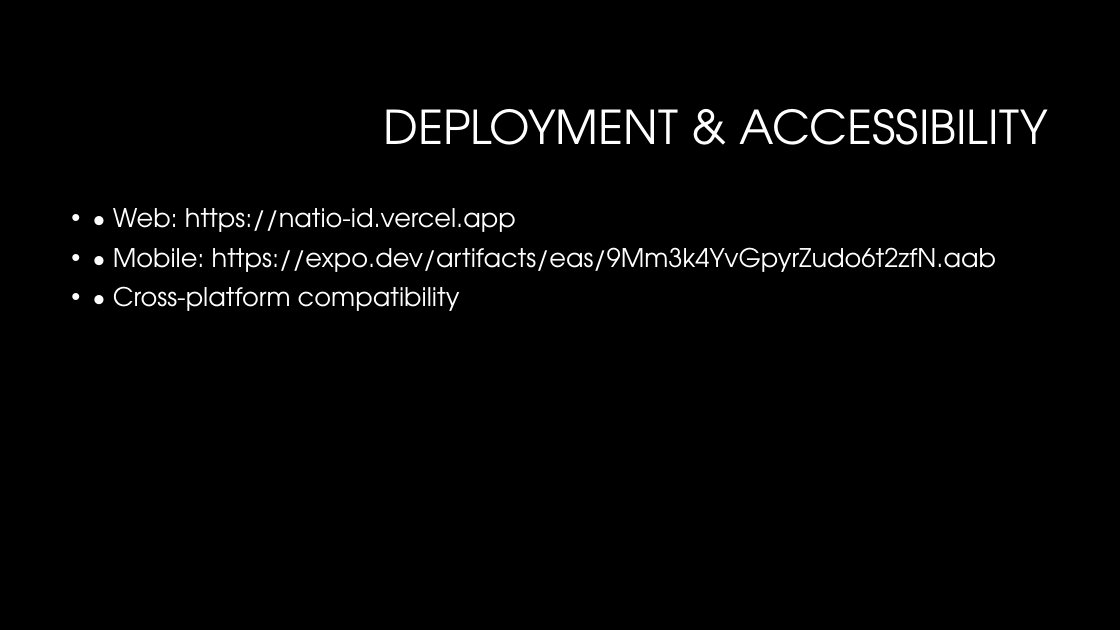
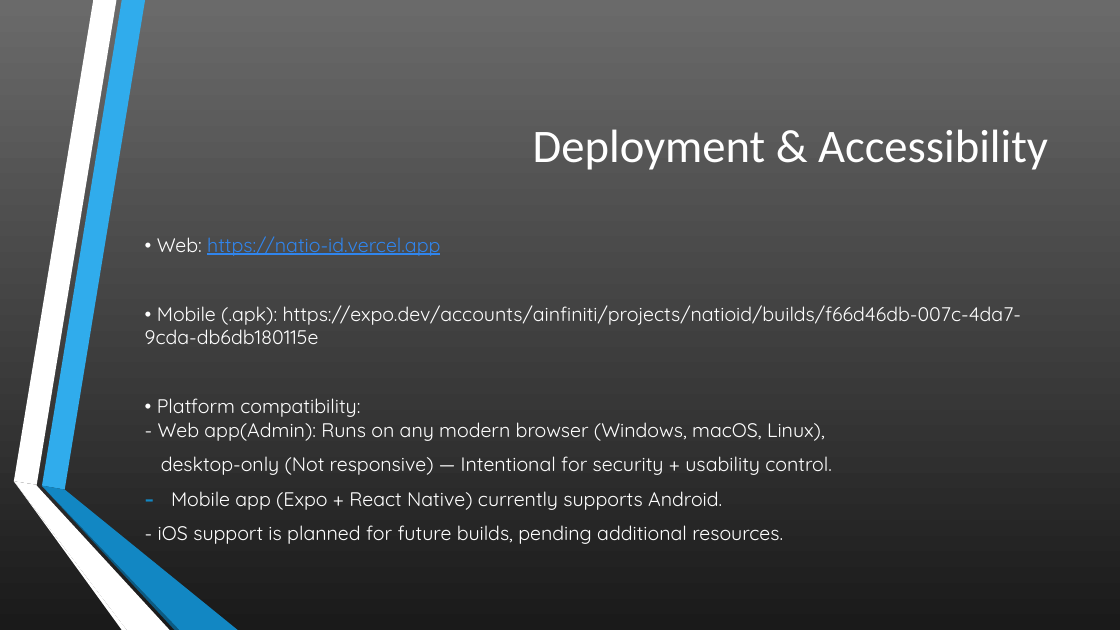
Before and after one commit to Ainfiniti01/NatioID, a slide deck: slide 10 of NatioID – National Digital Identity & Voting Platform.pptx. Drawn at 1120x630 pixels with LibreOffice and Linux fonts; fonts in the diff are those of the drawing; background and template pictures are left out. Boxes give left, top, right and bottom in pixels: in the first picture for what was removed or moved away, otherwise in the second. Text is boxed around its words. In the diff, an @@ line names an element or a change of style, - is before the commit and + after.

```diff
--- a/NatioID – National Digital Identity & Voting Platform.pptx
+++ b/NatioID – National Digital Identity & Voting Platform.pptx
@@ background #000000 to gradient #6B6B6B to #1B1B1B @@
@@ title at box(533, 129, 1048, 170): text changed; font TeX Gyre Adventor to Calibri @@
-DEPLOYMENT & ACCESSIBILITY
+Deployment & Accessibility
@@ text "• Web: https://natio-id.vercel.app": place and size @@
-text "• Web: https://natio-id.vercel.app" at box(113, 208, 996, 311)
+text "• Web: https://natio-id.vercel.app" at box(145, 236, 1022, 544)
@@ text "• Web: https://natio-id.vercel.app" at box(145, 236, 1022, 544): vertical alignment top to middle @@
@@ text at box(157, 236, 440, 256): size 22 to 16.8 pt, font TeX Gyre Adventor to Quicksand in "• Web: https://natio-id.vercel.app"; text colour #FFFFFF to #3085ED, underline on in "https://natio-id.vercel.app"; bullet • to none; line spacing 0.9 to 1 @@
@@ text at box(145, 305, 1022, 544): text changed; size 22 to 16.8 pt; font TeX Gyre Adventor to Quicksand @@
-• • Mobile: https://expo.dev/artifacts/eas/9Mm3k4YvGpyrZudo6t2zfN.aab
-• • Cross-platform compatibility
+• Mobile (.apk): https://expo.dev/accounts/ainfiniti/projects/natioid/builds/f66d46db-007c-4da7-9cda-db6db180115e
+• Platform compatibility:
+- Web app(Admin): Runs on any modern browser (Windows, macOS, Linux),
+desktop-only (Not responsive) — Intentional for security + usability control.
+– Mobile app (Expo + React Native) currently supports Android.
+- iOS support is planned for future builds, pending additional resources.
@@ group added at box(13, 0, 238, 630): 6 freeform shapes @@
```
Also in this commit, not shown: 12 other slides changed, 3 slides added, 4 other files.
